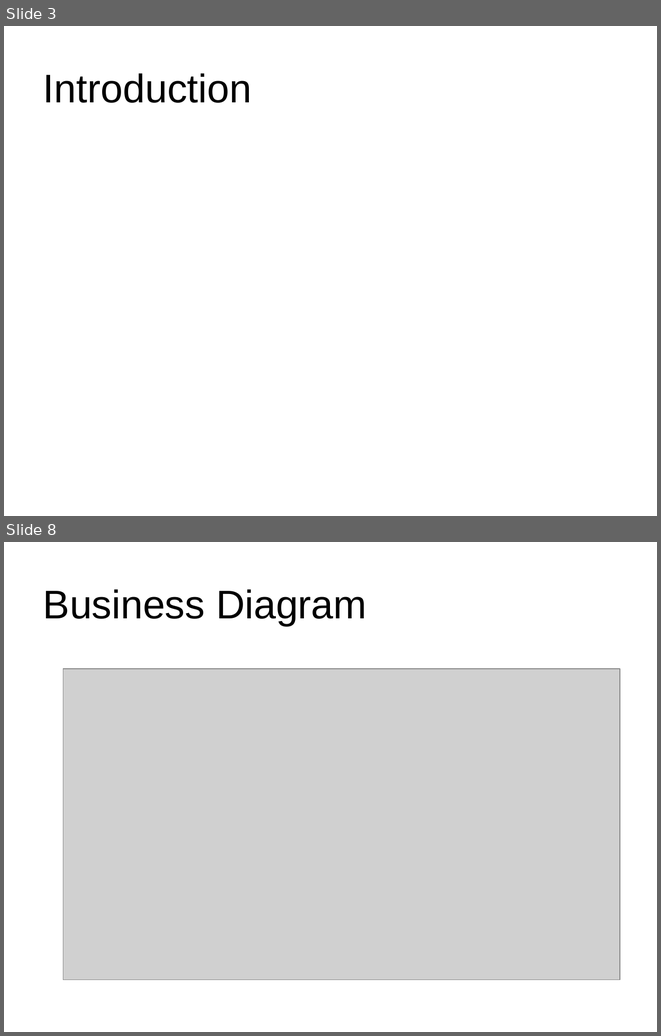
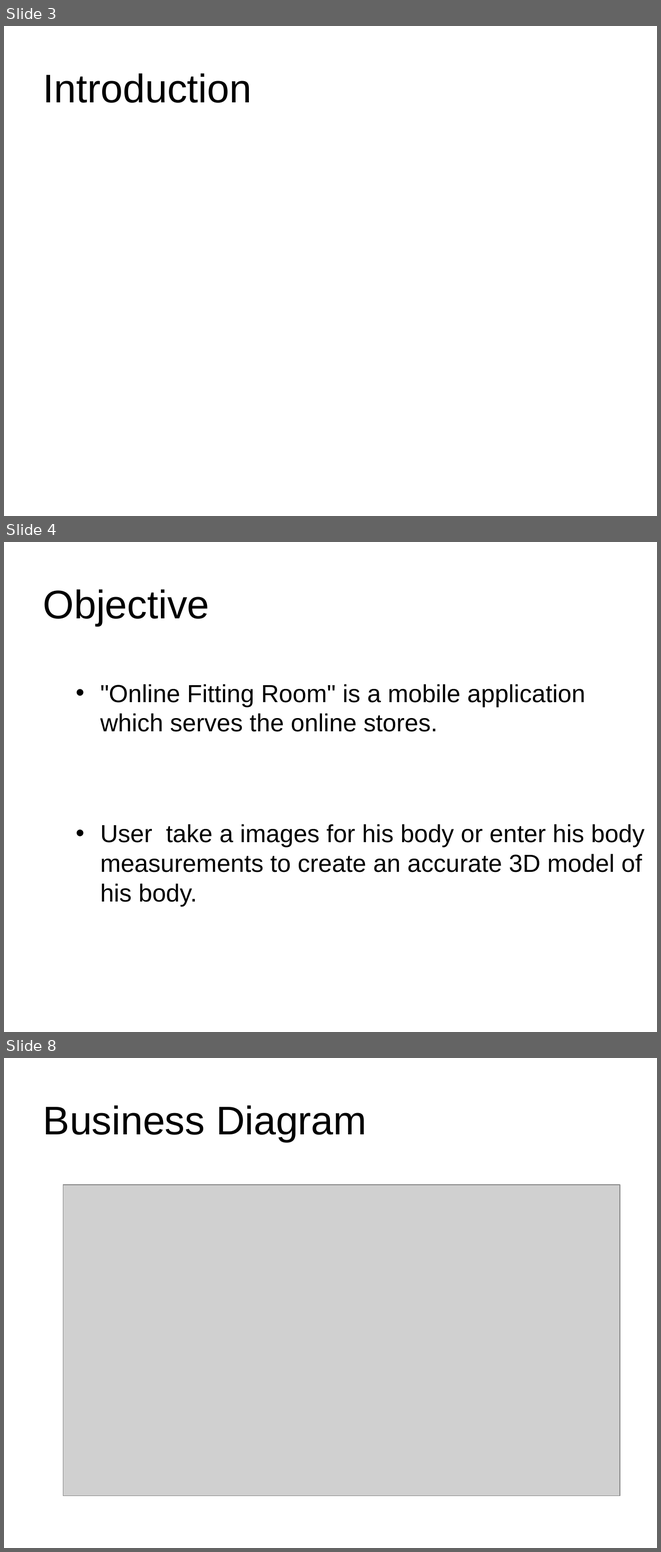
Before and after one commit to tarek-halaby/graduation_project, a slide deck: SRS presentation.ppt. Shown one above the other, each under a label of ours: slides 3 and 8 before the commit, slides 3, 4 and 8 after it; the slides between them are not shown. The pictures are 661x1036 and 661x1552 pixels, drawn with LibreOffice and Linux fonts; fonts in the diff are those of the drawing; grey boxes stand for pictures; background and template pictures are left out. Boxes give left, top, right and bottom in pixels: in the first picture for what was removed or moved away, otherwise in the second. Text is boxed around its words. In the diff, an @@ line names an element or a change of style, - is before the commit and + after.

```diff
--- a/SRS presentation.ppt
+++ b/SRS presentation.ppt
@@ slide 4 added at box(4, 542, 657, 1032), background picture (left out) @@
@@ title added at box(43, 589, 210, 626), 44 pt, text #000000 @@
+Objective
@@ text added at box(100, 684, 645, 906), 27.2 pt, text #000000 @@
+• "Online Fitting Room" is a mobile application which serves the online stores.
+• User take a images for his body or enter his body measurements to create an accurate 3D model of his body.
```
Also in this commit, not shown: 7 slides changed, 3 other slides added, 2 slides removed.
